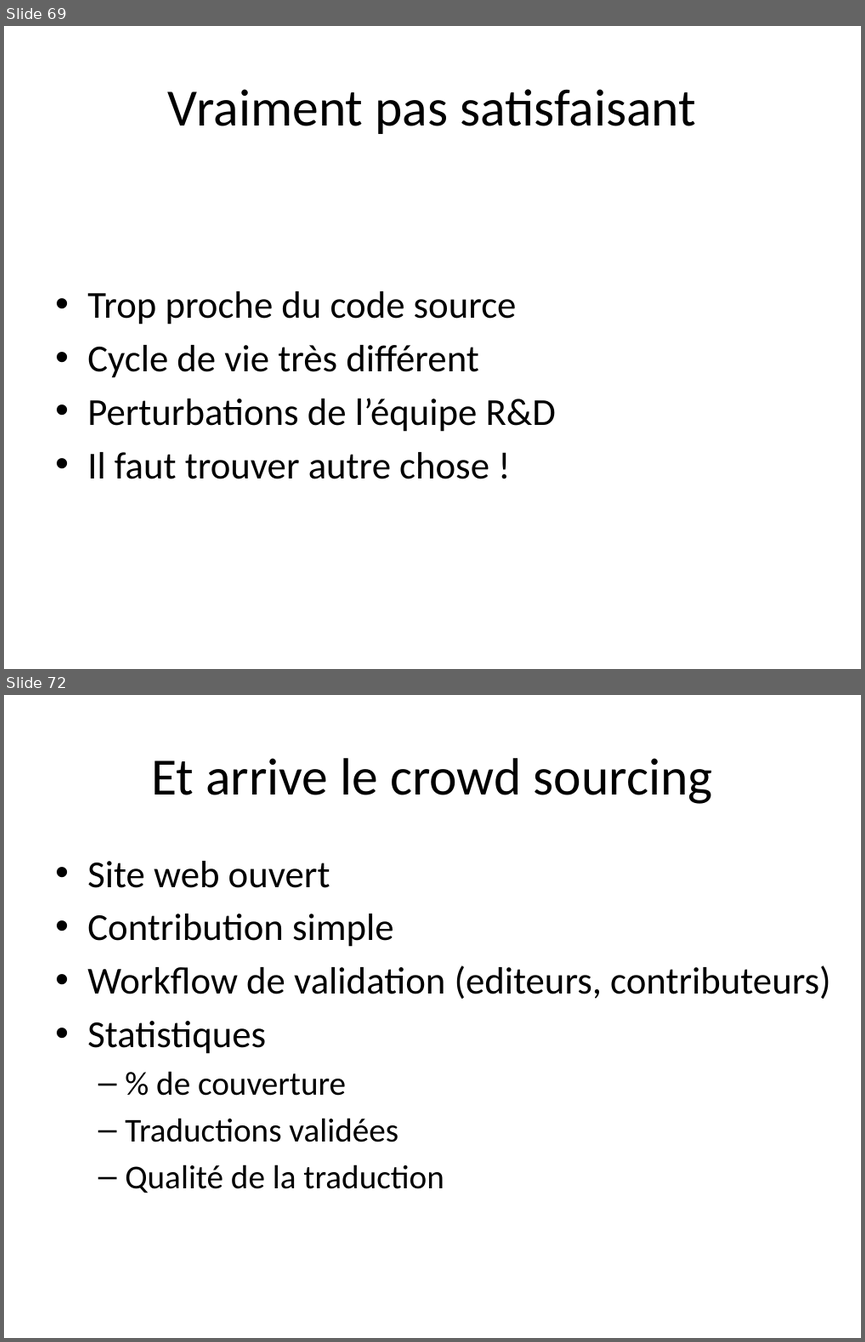
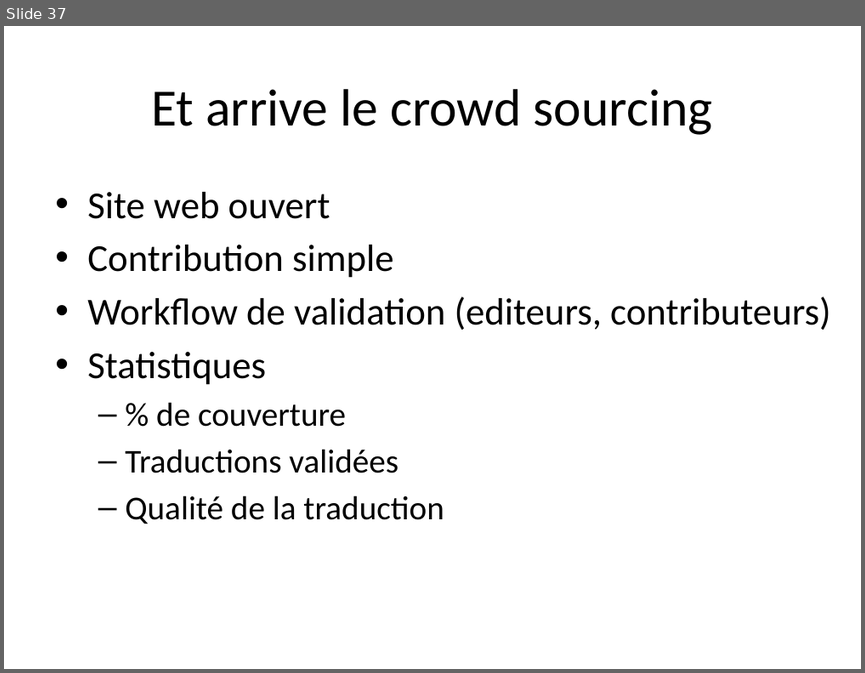
Before and after one commit to dbaeli/ez18n, a slide deck: ez18n-slides/javaone-2012/ez18n_javaone2012.pptx. Shown one above the other, each under a label of ours: slides 69 and 72 before the commit, slide 37 after it; the slides between them are not shown. The pictures are 865x1342 and 865x673 pixels, drawn with LibreOffice and Linux fonts; fonts in the diff are those of the drawing; background and template pictures are left out. Boxes give left, top, right and bottom in pixels: in the first picture for what was removed or moved away, otherwise in the second. Text is boxed around its words. In the diff, an @@ line names an element or a change of style, - is before the commit and + after.

```diff
--- a/ez18n-slides/javaone-2012/ez18n_javaone2012.pptx
+++ b/ez18n-slides/javaone-2012/ez18n_javaone2012.pptx
@@ slide 69 removed at bbox=[4, 26, 861, 669], background picture (left out) @@
@@ title removed at bbox=[168, 89, 696, 134] @@
-Vraiment pas satisfaisant
@@ text removed at bbox=[87, 291, 556, 479] @@
-• Trop proche du code source
-• Cycle de vie très différent
-• Perturbations de l’équipe R&D
-• Il faut trouver autre chose !
@@ what was slide 72 is now slide 37 @@
```
Also in this commit, not shown: 7 slides changed, 4 slides added, 38 other slides removed.
